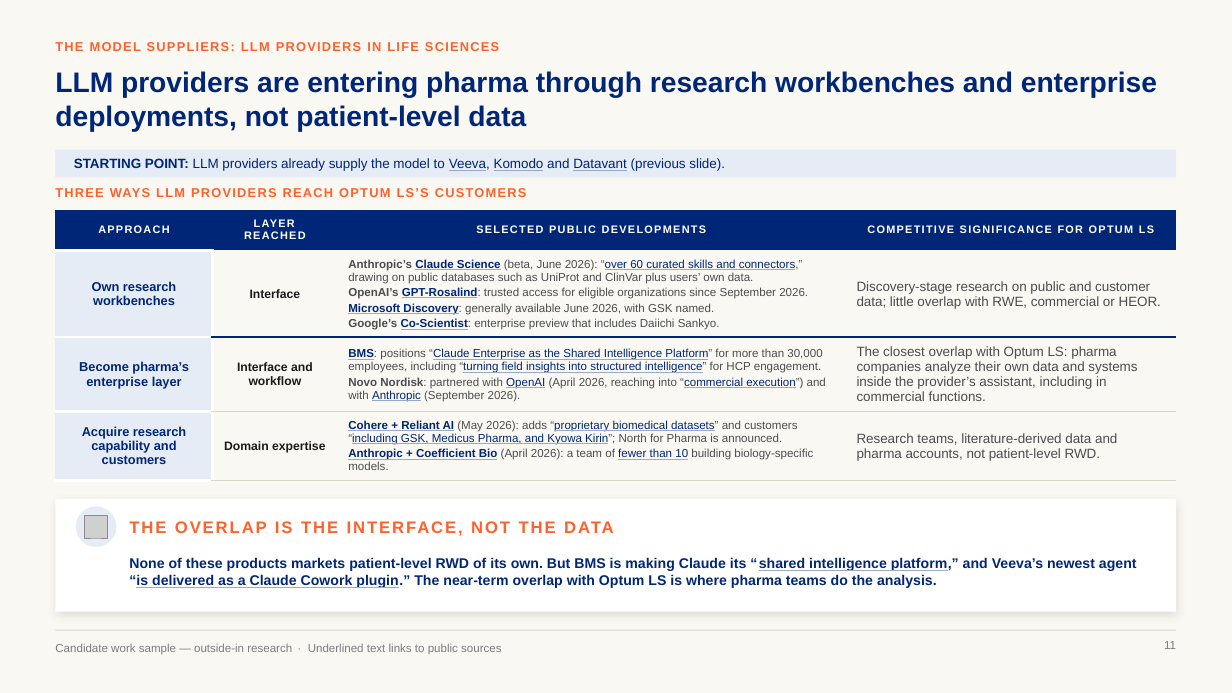
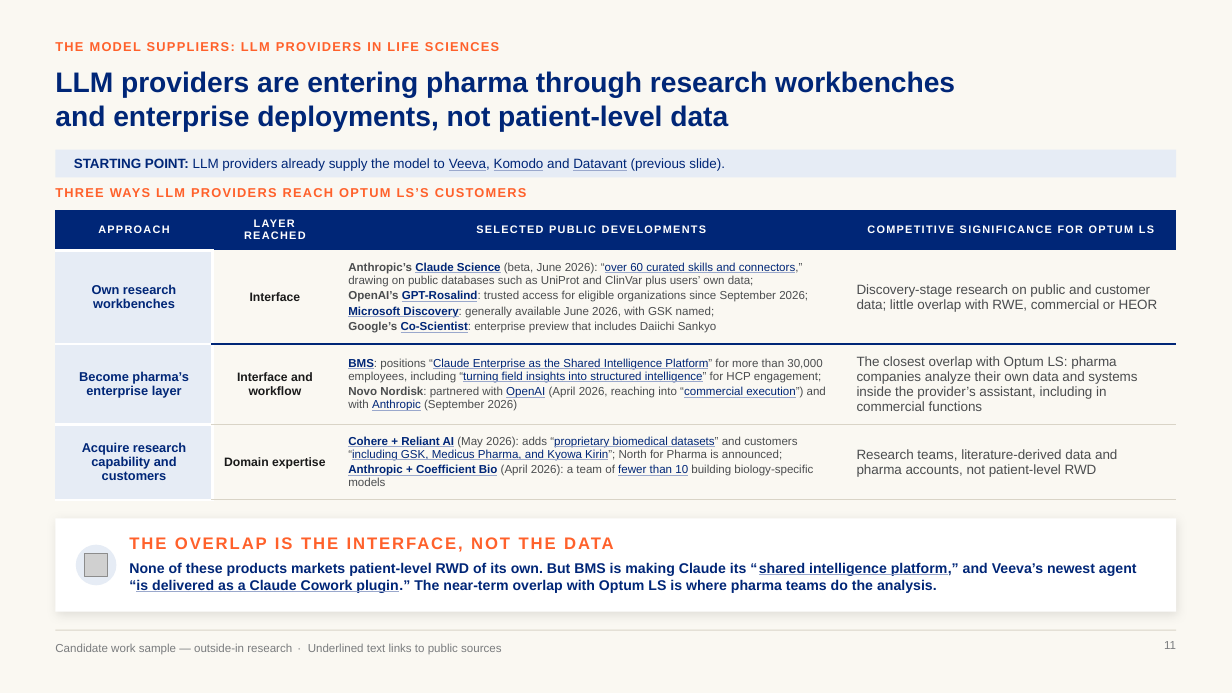
Before and after one commit to marinojt/test, a slide deck: slide 11 of deck/Optum-LS-Conversational-AI-10.16.pptx. Drawn at 1232x693 pixels with LibreOffice and Linux fonts; fonts in the diff are those of the drawing; grey boxes stand for pictures. Boxes give left, top, right and bottom in pixels: in the first picture for what was removed or moved away, otherwise in the second. Text is boxed around its words. In the diff, an @@ line names an element or a change of style, - is before the commit and + after.

```diff
--- a/deck/Optum-LS-Conversational-AI-10.16.pptx
+++ b/deck/Optum-LS-Conversational-AI-10.16.pptx
@@ title "LLM providers are entering pharma ..." rewrapped from box(55, 71, 1157, 132) to box(55, 71, 955, 132) @@
@@ table at box(55, 210, 1177, 500) @@
-row 2, column 3: Anthropic’s Claude Science (beta, June 2026): “over 60 curated skills and connectors,” drawing on public databases such as UniProt and ClinVar plus users’ own data. / OpenAI’s GPT-Rosalind: trusted access for eligible organizations since September 2026. / Microsoft Discovery: generally available June 2026, with GSK named. / Google’s Co-Scientist: enterprise preview that includes Daiichi Sankyo.
+row 2, column 3: Anthropic’s Claude Science (beta, June 2026): “over 60 curated skills and connectors,” drawing on public databases such as UniProt and ClinVar plus users’ own data; / OpenAI’s GPT-Rosalind: trusted access for eligible organizations since September 2026; / Microsoft Discovery: generally available June 2026, with GSK named; / Google’s Co-Scientist: enterprise preview that includes Daiichi Sankyo
-row 2, column 4: Discovery-stage research on public and customer data; little overlap with RWE, commercial or HEOR.
+row 2, column 4: Discovery-stage research on public and customer data; little overlap with RWE, commercial or HEOR
-row 3, column 3: BMS: positions “Claude Enterprise as the Shared Intelligence Platform” for more than 30,000 employees, including “turning field insights into structured intelligence” for HCP engagement. / Novo Nordisk: partnered with OpenAI (April 2026, reaching into “commercial execution”) and with Anthropic (September 2026).
+row 3, column 3: BMS: positions “Claude Enterprise as the Shared Intelligence Platform” for more than 30,000 employees, including “turning field insights into structured intelligence” for HCP engagement; / Novo Nordisk: partnered with OpenAI (April 2026, reaching into “commercial execution”) and with Anthropic (September 2026)
-row 3, column 4: The closest overlap with Optum LS: pharma companies analyze their own data and systems inside the provider’s assistant, including in commercial functions.
+row 3, column 4: The closest overlap with Optum LS: pharma companies analyze their own data and systems inside the provider’s assistant, including in commercial functions
-row 4, column 3: Cohere + Reliant AI (May 2026): adds “proprietary biomedical datasets” and customers “including GSK, Medicus Pharma, and Kyowa Kirin”; North for Pharma is announced. / Anthropic + Coefficient Bio (April 2026): a team of fewer than 10 building biology-specific models.
+row 4, column 3: Cohere + Reliant AI (May 2026): adds “proprietary biomedical datasets” and customers “including GSK, Medicus Pharma, and Kyowa Kirin”; North for Pharma is announced; / Anthropic + Coefficient Bio (April 2026): a team of fewer than 10 building biology-specific models
-row 4, column 4: Research teams, literature-derived data and pharma accounts, not patient-level RWD.
+row 4, column 4: Research teams, literature-derived data and pharma accounts, not patient-level RWD
@@ rectangle: place and size @@
-rectangle at box(55, 499, 1177, 612)
+rectangle at box(55, 518, 1177, 612)
@@ text "THE OVERLAP IS THE INTERFACE, ..." rewrapped from box(129, 506, 869, 547) to box(129, 530, 869, 557) @@
@@ ellipse: place and size @@
-ellipse at box(76, 506, 116, 547)
+ellipse at box(76, 544, 116, 585)
@@ picture: place and size @@
-picture at box(85, 516, 108, 539)
+picture at box(85, 554, 108, 577)
@@ text "None of these products markets ...": place and size @@
-text "None of these products markets ..." at box(129, 557, 1137, 588)
+text "None of these products markets ..." at box(129, 562, 1137, 593)
```
Also in this commit, not shown: 2 other slides changed, 8 other files.
